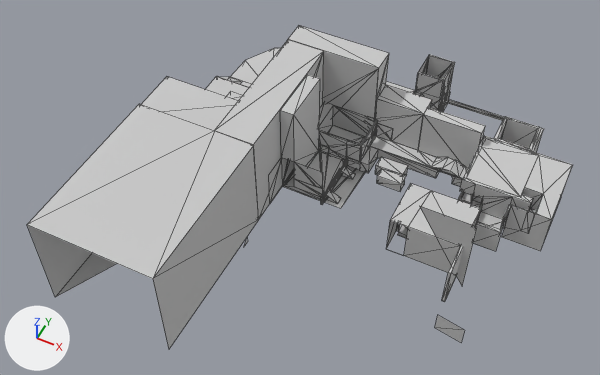
An edit to the FBX model Content/TempAssets/scene.FBX, drawn before and after from the same camera.
Rendered twice from a 50 mm lens placed at (97.0, -246.0, 289.0), pointed at (-20.0, -12.0, -4.0). Every picture has the same lights, and +X, +Y and +Z are marked at lower left. Mesh edges are drawn as thin lines. Where no turn or scale is listed for an object, it has been applied to the vertices. Vertices at the same position are counted once.

The first picture shows 'ID461'.
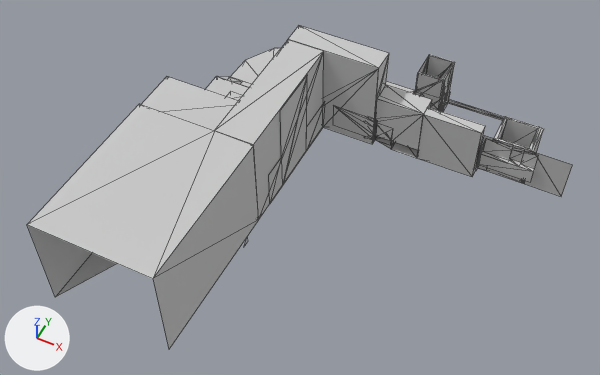
Where the change shows, as pixel boxes [x1, y1, x2, y2] in the pictures (600 x 375 px):
part 1 of me_id461_ncl1_1, deleted
    before: [375, 157, 408, 192]
part 2 of me_id461_ncl1_1, deleted
    before: [435, 315, 465, 343]
part 3 of me_id461_ncl1_1, deleted
    before: [420, 206, 477, 286]
part 4 of me_id461_ncl1_1, cut back
    before: [280, 75, 573, 302]
    after: [376, 114, 424, 150]

Diff of the bpy script that builds the scene:
```diff
--- a/Content/TempAssets/scene.FBX.py
+++ b/Content/TempAssets/scene.FBX.py
@@ me_id461_ncl1_1 @@
 # used by ob_id461; location = (0.0, 0.0, 0.0)
-me_id461_ncl1_1.from_pydata(...)  # 927 vertices, 1690 faces; spans x -102.0..91.0, y -105.0..105.0, z -30.0..30.0
+me_id461_ncl1_1.from_pydata(...)  # 523 vertices, 745 faces; spans x -102.0..91.0, y -105.0..105.0, z -30.0..30.0
+# me_id461_ncl1_1 part 1: the loose piece of 17 vertices spanning x 3.0..19.0, y 22.0..35.0, z -22.0..-16.0 is deleted
+# me_id461_ncl1_1 part 2: the loose piece of 5 vertices spanning x 61.0..74.0, y -42.0..-39.0, z -30.0..-20.0 is deleted
+# me_id461_ncl1_1 part 3: the loose piece of 3 vertices spanning x 38.0..64.0, y -14.0, z -28.0..15.0 is deleted
+# me_id461_ncl1_1 part 4: 5 vertices moved within x -6.0..3.0, y 27.0..47.0, z -16.0..-4.0; 378 vertices removed from x -35.0..91.0, y -30.0..48.0, z -22.0..30.0
 me_id461_ncl1_1.materials.append(mat_material__105)
```
